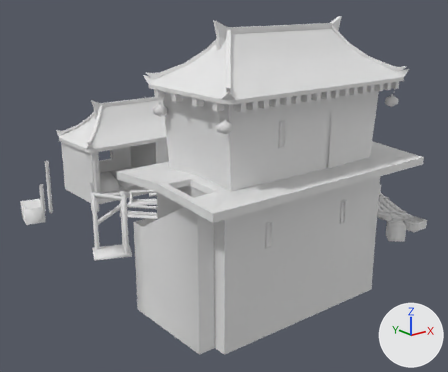
What one commit did to the COLLADA model art/meshes/structural/chin_dock.dae.
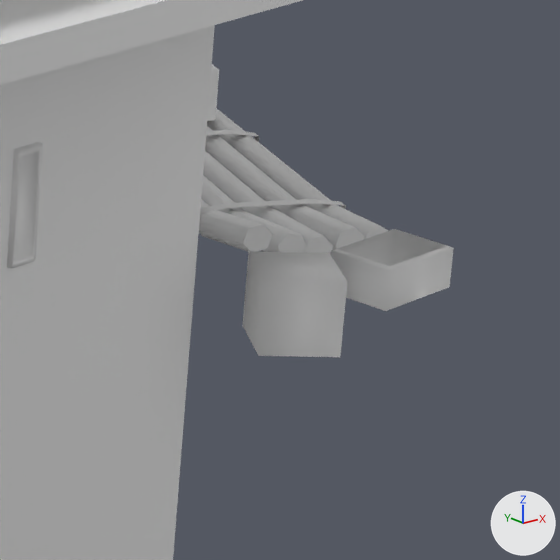
There are two pictures of each version: one whole from a camera (50 mm lens) standing at (-0.726, -0.954, 0.449) and looking at (0.058, 0.025, 0.057), one close up on the part from 75% to 100% of the width and 46% to 76% of the height. Arrows for +X, +Y and +Z are at lower right; the lights stay in place. Materials are left out; every surface is plain grey. Where no turn or scale is listed for an object, it has been applied to the vertices. Vertices at the same position are counted once.

In view in the first close-up: 'House_001_001'.
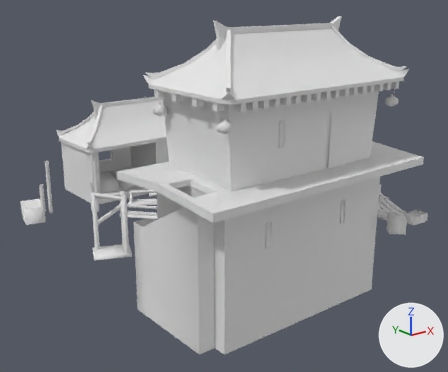
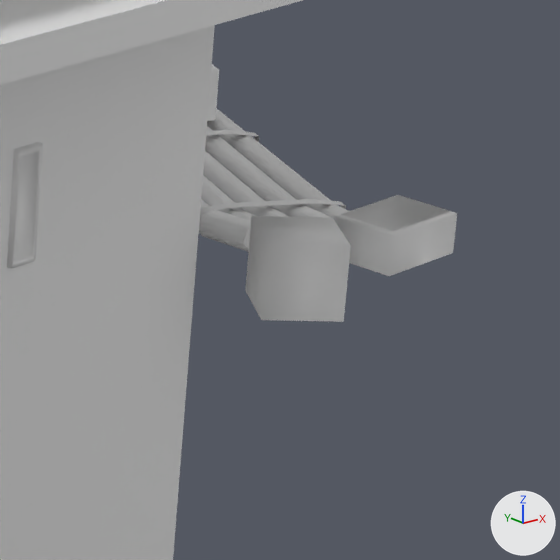
Edits to the bpy script that builds the scene:
```text
Change me_mesh_000:
    where me_mesh_000.from_pydata(...)  # 2675 vertices, 3908 faces; spans x -0.364..0.443, y -0.324..0.405, z -0.249..0.255
    used by ob_house_001_001; location = (0.0635, -0.012, 0.1532)
    me_mesh_000 part 1: the loose piece of 8 vertices spanning x 0.108..0.149, y -0.324..-0.283, z -0.141..-0.112 is moved by (0.0, 0.0, 0.014)
    me_mesh_000 part 2: the loose piece of 16 vertices spanning x 0.171..0.211, y -0.314..-0.287, z -0.137..-0.12 is moved by (0.0, 0.0, 0.014)
```

Location of each change, [x1, y1, x2, y2] in pixels of the close-ups (560 x 560 px; the box of a moved part takes in the faces that stretch with it):
'House_001_001', reshaped: before [0, 0, 454, 560]; after [0, 0, 457, 560]
part 1 of me_mesh_000, moved or reshaped: before [242, 251, 347, 357]; after [245, 216, 351, 322]
part 2 of me_mesh_000, moved or reshaped: before [330, 229, 454, 311]; after [333, 195, 457, 276]
